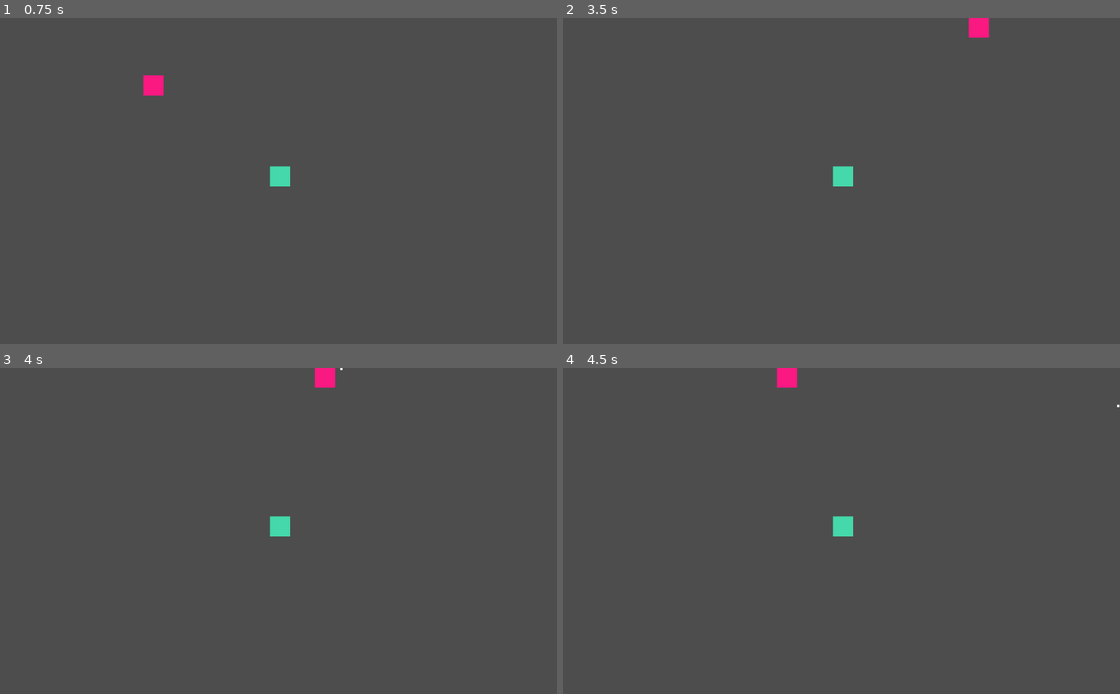
Above: before the commit, frames 1-4 (two rows, left to right).
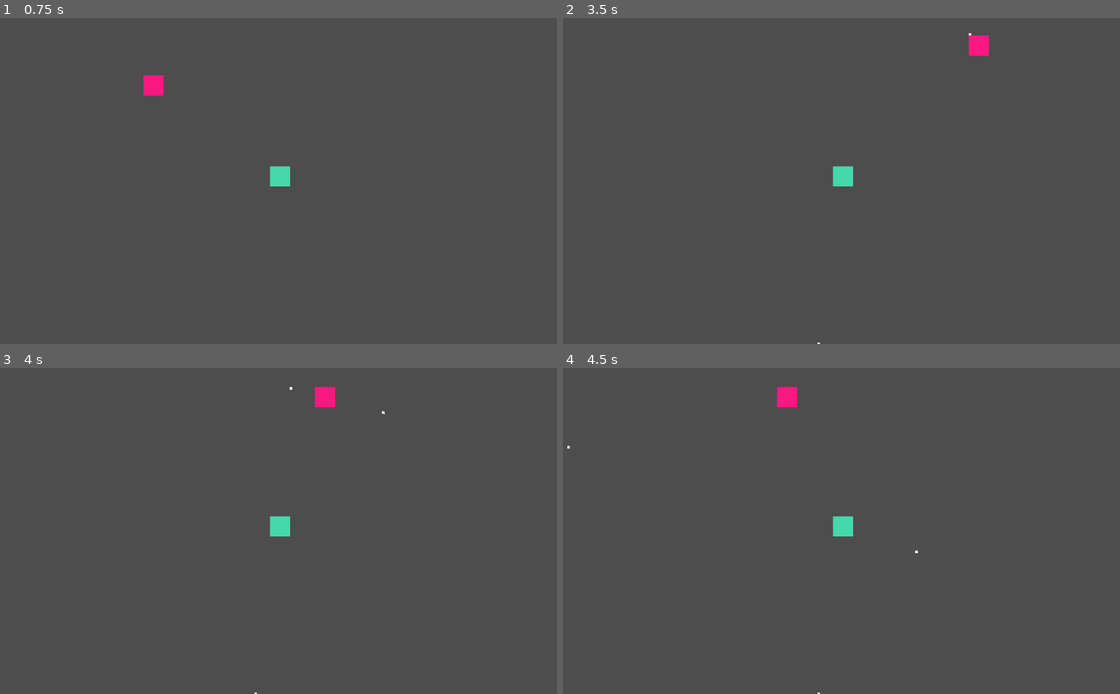
Above: after the commit, the same moments.

Repository: dead-rabbit-studio/hell-scout
Game: Godot game, scene res://main_game.tscn
The game is run twice, just before and just after one commit, with the same random seed, the same clock (stepped at 60 frames per second) and the same inputs.
Inputs:
- Up to frame 1 (0.75 s): tap Enter at 0.5 s; hold Right (move_right) from 0.53 s (still down)
- Up to frame 2 (3.5 s): release Right (move_right) at 1.28 s; hold Down (move_down) 1.28-2.03 s; tap Space at 2 s; hold Right (move_right) 2.03-2.78 s; hold Up (move_up) from 2.78 s (still down)
- Up to frame 3 (4 s): release Up (move_up) at 3.53 s; hold Left (move_left) from 3.53 s (still down)
- Up to frame 4 (4.5 s): keep holding Left (move_left)

Frame 1 is identical in both runs. In frame 2, 0.4% of the frame differs, in the area x 45-77%, y 0-100%; in frame 3, 0.5%; in frame 4, 0.5%, in the area x 0-100%, y 0-100%.

Commit message:
feat: gun is shooting in the direction of the player

Diff:
--- a/Gun.gd
+++ b/Gun.gd
@@ -1,8 +1,11 @@
 extends Node
-
+enum GUN_DIRECTION { LEFT, TOP, RIGHT, BOTTOM }
 signal gun_was_fired(bullet: RigidBody2D)
 
-var speed = 1200
+@export var speed:int  = 1200
+@export var gunDirection: GUN_DIRECTION = GUN_DIRECTION.RIGHT
+
+const gunFrontPosition: int = 50
 
 func _ready() -> void:
 	pass
@@ -11,15 +14,36 @@
 	pass
 
 func shoot() -> void:
-	var gunFrontPosition = 50
+	var bullet: RigidBody2D = preload('res://bullet.tscn').instantiate()
+	var bullet_direction: Vector2 = bullet_direction(gunDirection)
+	var gunfireStartPosition: Vector2 = get_parent().position + gun_position(gunDirection)
 
-	var bullet: RigidBody2D = preload('res://bullet.tscn').instantiate()
-	var direction: Vector2 = Vector2(1, 0)
-	var gunfirePosition: Vector2 = get_parent().position + Vector2(gunFrontPosition, 0)
+	bullet.linear_velocity = bullet_direction.normalized() * speed
+	bullet.global_position = gunfireStartPosition
+	gun_was_fired.emit(bullet)
 
-	bullet.linear_velocity = direction.normalized() * speed
-	bullet.global_position = gunfirePosition
-	gun_was_fired.emit(bullet)
+func bullet_direction(gunDirection: GUN_DIRECTION) -> Vector2:
+	return gun_front_direction_to_vector2(1, gunDirection)
+
+func gun_position(gunDirection: GUN_DIRECTION) -> Vector2:
+	return gun_front_direction_to_vector2(gunFrontPosition, gunDirection)
+
+func gun_front_direction_to_vector2(force: int, gunFrontDirection: GUN_DIRECTION) -> Vector2:
+	var resultVector: Vector2;
+	match(gunFrontDirection):
+		GUN_DIRECTION.LEFT:
+			resultVector = Vector2(-force, 0);
+		GUN_DIRECTION.TOP:
+			resultVector = Vector2(0, -force);
+		GUN_DIRECTION.RIGHT:
+			resultVector = Vector2(force, 0);
+		GUN_DIRECTION.BOTTOM:
+			resultVector = Vector2(0, force)
+	return resultVector;
 
 func _on_bullet_spawner_timeout() -> void:
 	shoot()
+
+
+func _on_player_changed_direction(PLAYER_DIRECTION):
+	gunDirection = PLAYER_DIRECTION;
--- a/Player.gd
+++ b/Player.gd
@@ -1,8 +1,32 @@
 extends CharacterBody2D
-
+enum PLAYER_DIRECTION { LEFT, TOP, RIGHT, BOTTOM }
+signal changed_direction(PLAYER_DIRECTION)
 const SPEED = 400.0
+var lastDirection: PLAYER_DIRECTION = PLAYER_DIRECTION.RIGHT
 
 func _physics_process(delta: float) -> void:
-	var direction = Input.get_vector("move_left", "move_right", "move_up", "move_down")
-	velocity = direction * SPEED
+	var directionVector = Input.get_vector("move_left", "move_right", "move_up", "move_down")
+	var playerDirection = direction_vector_to_player_direction(directionVector)
+	print_debug(str(playerDirection) + " " + str(directionVector))
+
+	if playerDirection != lastDirection:
+		print_debug("Player changed direction")
+		lastDirection = playerDirection
+		changed_direction.emit(lastDirection)
+
+	velocity = directionVector * SPEED
 	move_and_slide()
+
+func direction_vector_to_player_direction(directionVector: Vector2) -> PLAYER_DIRECTION:
+	var playerDirection: PLAYER_DIRECTION = lastDirection;
+
+	if directionVector == Vector2(-1, 0):
+		playerDirection = PLAYER_DIRECTION.LEFT
+	if directionVector == Vector2(0, -1):
+		playerDirection = PLAYER_DIRECTION.TOP
+	if directionVector == Vector2(1, 0):
+		playerDirection = PLAYER_DIRECTION.RIGHT
+	if directionVector == Vector2(0, 1):
+		playerDirection = PLAYER_DIRECTION.BOTTOM
+
+	return playerDirection;
--- a/main_game.tscn
+++ b/main_game.tscn
@@ -50,8 +50,10 @@
 position = Vector2(253, 113)
 
 [node name="Gun" parent="Level/Player" instance=ExtResource("2_be4gn")]
+gunDirection = 3
 
-[node name="Creeper" parent="." instance=ExtResource("2_hbyw4")]
+[node name="Creeper" parent="Level" instance=ExtResource("2_hbyw4")]
 position = Vector2(584, 294)
 
+[connection signal="changed_direction" from="Level/Player" to="Level/Player/Gun" method="_on_player_changed_direction"]
 [connection signal="gun_was_fired" from="Level/Player/Gun" to="Level" method="_on_gun_gun_was_fired"]
